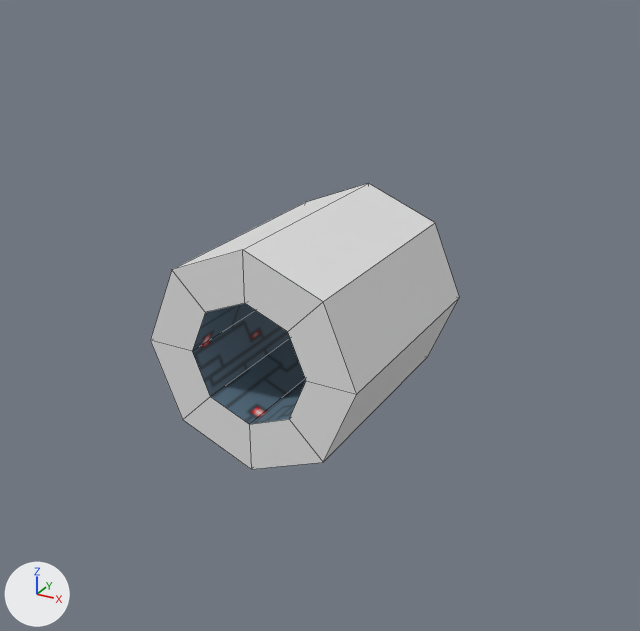
One commit to the FBX model Assets/Gloria Armada Models/Terrain/Tunnel.fbx: the scene before it, then after it.
Rendered twice from a 50 mm camera at (6.59, -11.75, 5.94) aimed at (0.09, 0.07, 0.03). Lighting does not change. The marker at lower left points along +X, +Y and +Z. Mesh edges are drawn as thin lines.
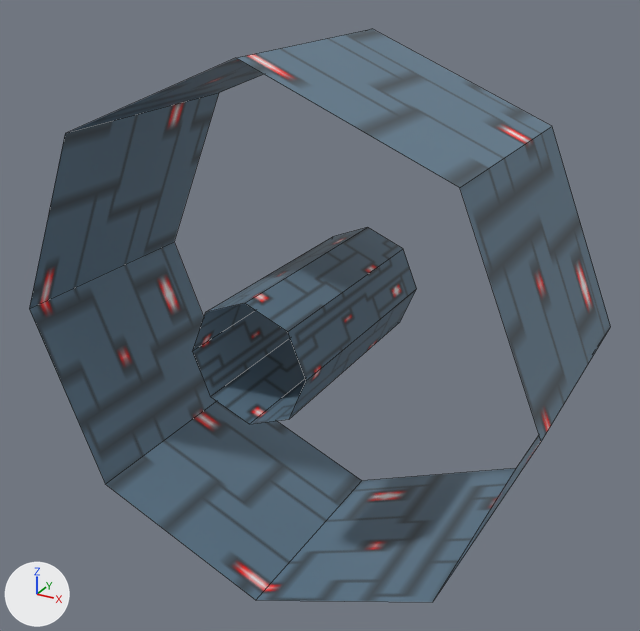
Pixel boxes [x1, y1, x2, y2] of what changed, in the pictures (640 x 631 px):
'Cylinder', reshaped (88% wider, 100% taller): before [150, 183, 459, 469]; after [29, 29, 611, 602]

The change in detail:
me_cylinder is used by ob_cylinder; location (0.0, 0.0, 0.0).
me_cylinder had 32 vertices, 32 faces and spanned x -1.81..1.81, y -2.0..2.0, z -1.81..1.81.
me_cylinder no longer uses material mat_material (white #e7e7e7).
me_cylinder now has 32 vertices, 16 faces and spans x -4.4..4.4, y -2.0..2.0, z -4.4..4.4.
Part 1, on me_cylinder:
8 vertices are removed from x -1.81..1.81, y -2.0..2.0, z -1.81..1.81.
24 faces are deleted.
8 vertices move from x -1.28..1.28, y -2.0..2.0, z -1.28..1.28 to x -3.11..3.11, y -2.0..2.0, z -3.11..3.11.
8 vertices are added at x -4.4..4.4, y -2.0..2.0, z -4.4..4.4.
8 new faces join them.
